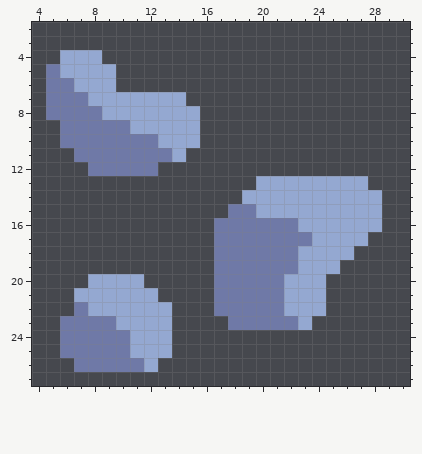
Pixel-art sprite: sprites/blocks/environment/graphite-ore3.png. Above is the file before it was changed.
The file is 32x32 pixels. Shown: x 4..30, y 2..27.
New version:
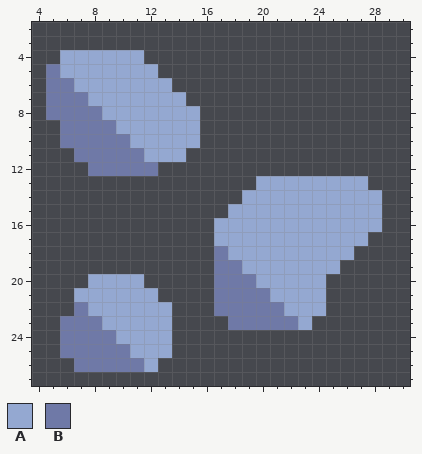
Palette (. is transparent): A #94a8d1  B #6f79a7
Change:
y 4: x 9..11 ... -> AAA
y 5: x 10..12 ... -> AAA
y 6: x 10..13 .... -> AAAA
y 9: x 10 B -> A
y 10: x 11..12 BB -> AA
y 11: x 12..13 BB -> AA
y 15: x 18..19 BB -> AA
y 16: x 17..22 BBBBBB -> AAAAAA
y 17: x 17..23 BBBBBBB -> AAAAAAA
y 18: x 18..22 BBBBB -> AAAAA
y 19: x 19..22 BBBB -> AAAA
y 20: x 20..21 BB -> AA
y 21: x 21 B -> A
y 23: x 9 B -> A
y 24: x 10 B -> A
Pixel boxes of the changes (left, top, right, bottom) in both pictures:
changed: (102, 50, 312, 302)
changed: (102, 316, 130, 344)
